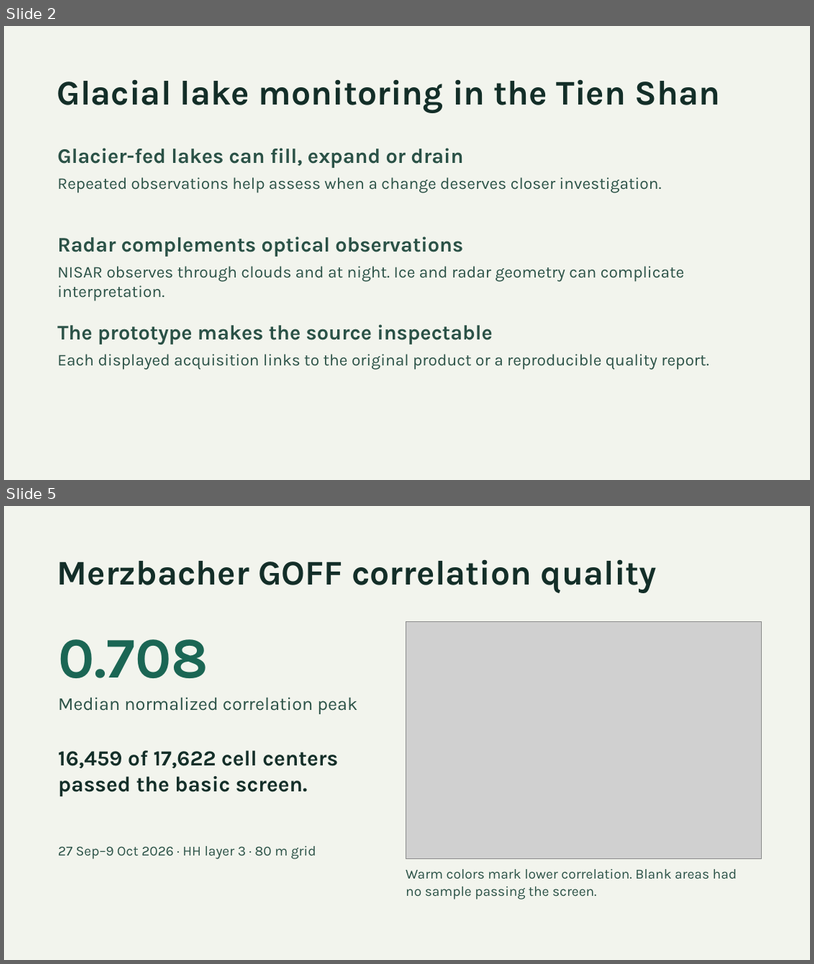
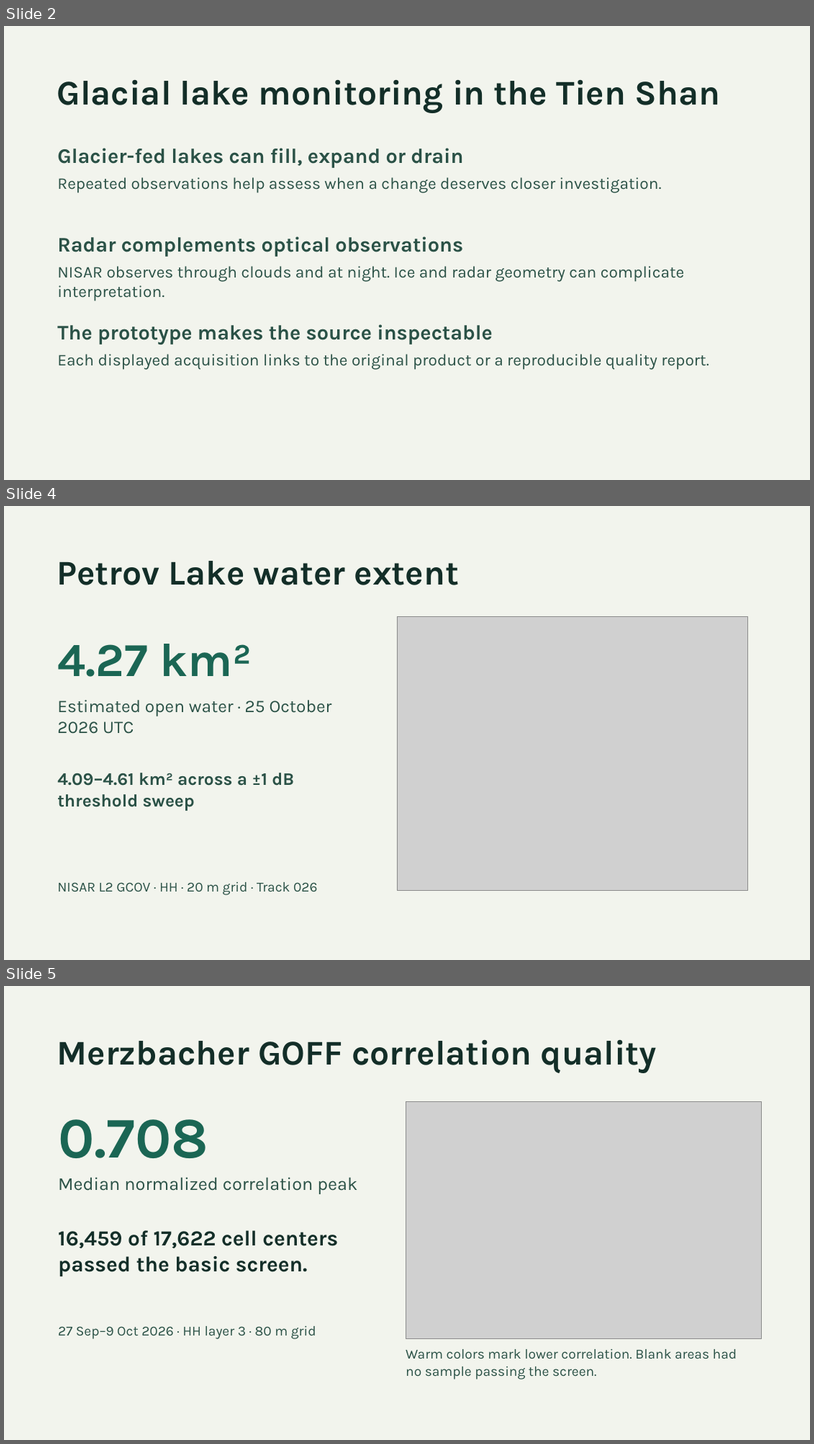
Before and after one commit to erturx/glacierguard, a slide deck: submission/glacierguard.pptx. Shown one above the other, each under a label of ours: slides 2 and 5 before the commit, slides 2, 4 and 5 after it; the slides between them are not shown. The pictures are 814x964 and 814x1444 pixels, drawn with LibreOffice and Linux fonts; fonts in the diff are those of the drawing; grey boxes stand for pictures. Boxes give left, top, right and bottom in pixels: in the first picture for what was removed or moved away, otherwise in the second. Text is boxed around its words. In the diff, an @@ line names an element or a change of style, - is before the commit and + after.

Commit message:
Measure Petrov Lake from calibrated NISAR GCOV

```diff
--- a/submission/glacierguard.pptx
+++ b/submission/glacierguard.pptx
@@ slide 4 added at [4, 506, 810, 960], background #F2F4ED @@
@@ text added at [57, 561, 459, 585], 41.2 pt, text #132E28, bold @@
+Petrov Lake water extent
@@ picture added at [397, 616, 748, 890] @@
@@ text added at [57, 644, 252, 677], 56.2 pt, text #1B6654, bold @@
+4.27 km²
@@ text added at [57, 700, 332, 734], 21 pt, text #2A5146 @@
+Estimated open water · 25 October 2026 UTC
@@ text added at [57, 772, 294, 811], 21 pt, text #2A5146, bold @@
+4.09–4.61 km² across a ±1 dB threshold sweep
@@ text added at [57, 882, 318, 895], 16.5 pt, text #2A5146 @@
+NISAR L2 GCOV · HH · 20 m grid · Track 026
```
Also in this commit, not shown: 2 slides changed, 1 slide removed, 9 other files.
